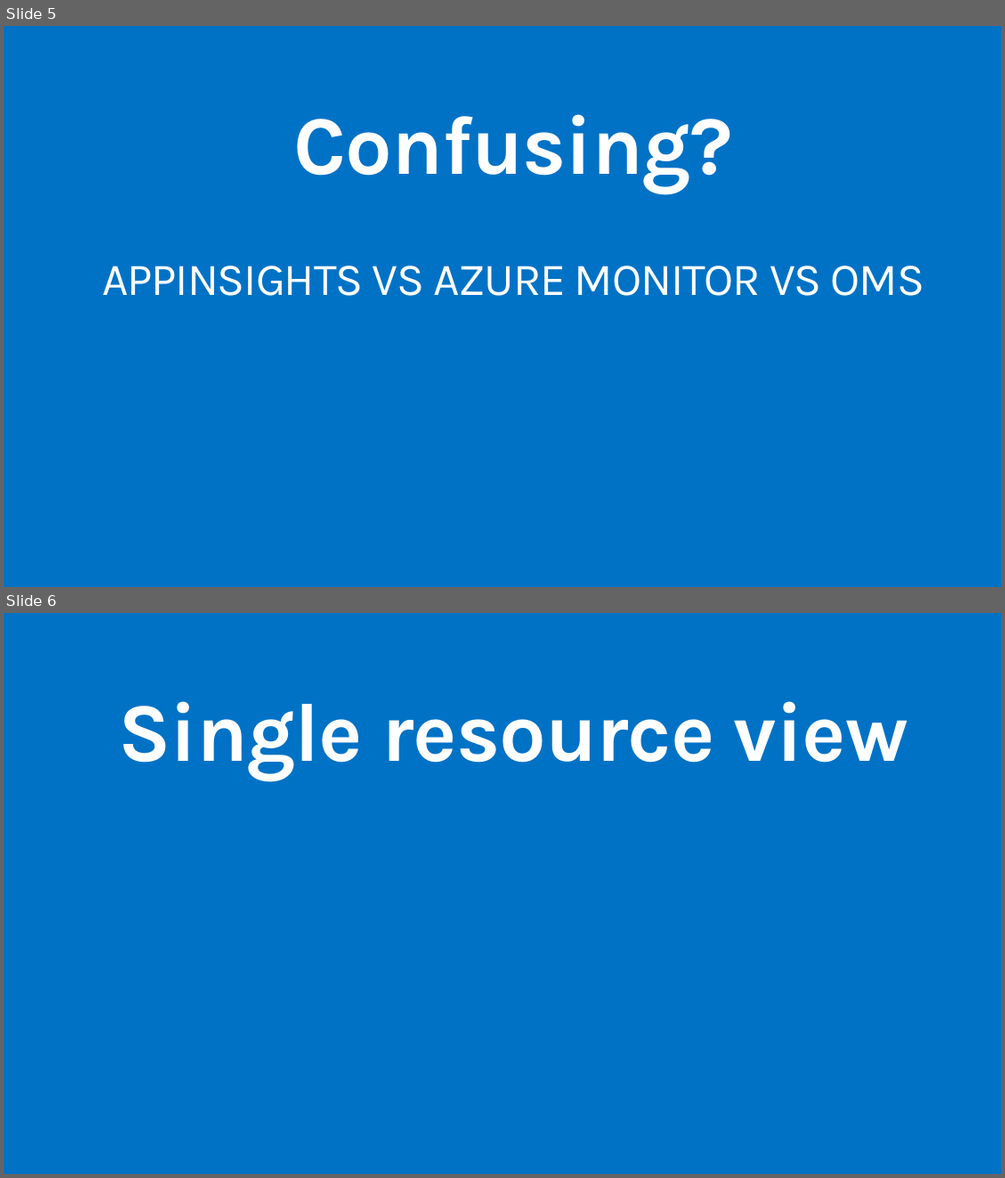
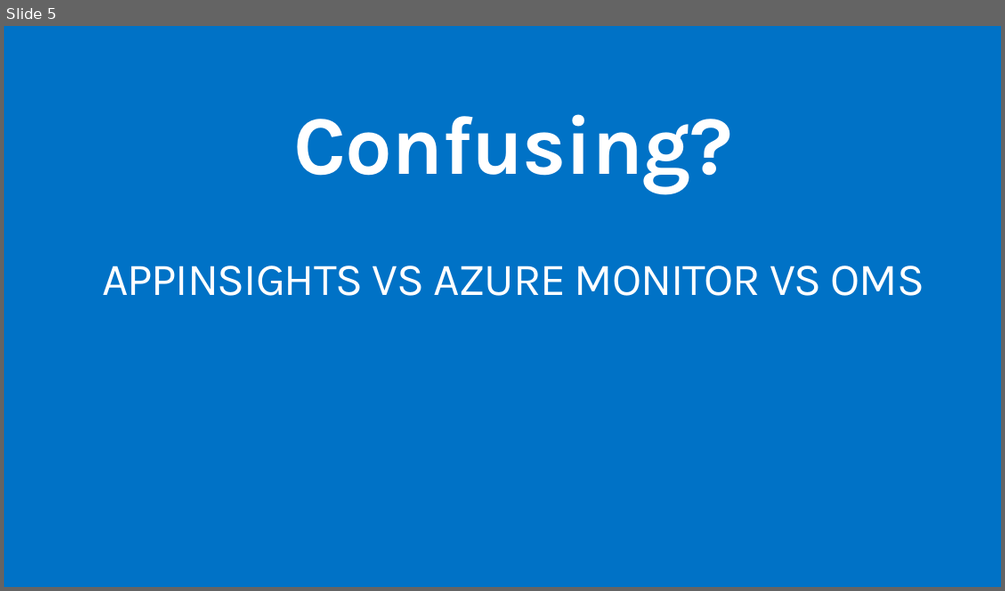
Before and after one commit to MSDEVMTL/GlobalAzureBootcamp2018, a slide deck: Step8/Step8-Azure Monitor.pptx. Shown one above the other, each under a label of ours: slides 5 and 6 before the commit, slide 5 after it. The pictures are 1005x1178 and 1005x591 pixels, drawn with LibreOffice and Linux fonts; fonts in the diff are those of the drawing; background and template pictures are left out. Boxes give left, top, right and bottom in pixels: in the first picture for what was removed or moved away, otherwise in the second. Text is boxed around its words. In the diff, an @@ line names an element or a change of style, - is before the commit and + after.

```diff
--- a/Step8/Step8-Azure Monitor.pptx
+++ b/Step8/Step8-Azure Monitor.pptx
@@ slide 6 removed at bbox=[4, 613, 1001, 1174], background #0072C6 @@
@@ title removed at bbox=[118, 701, 908, 780] @@
-Single resource view
```
Also in this commit, not shown: 1 slide added, 1 other file.
